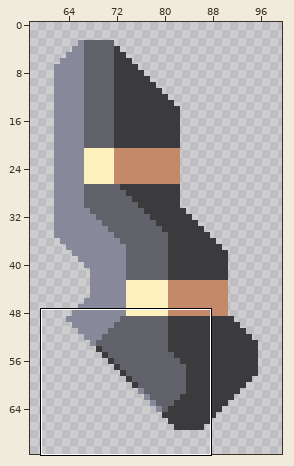
File history of a sprite sheet, sprites/blocks/turrets/dezolo/dezolo-nade-l.png. The first picture is a wide view before the edit; the outline marks the close-up.
Close-up. As it was:
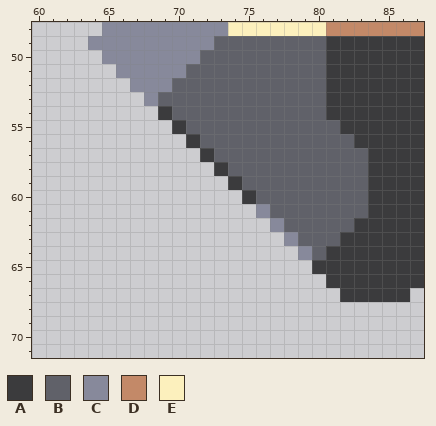
The file is 112x112 pixels. Shown: x 60..87, y 48..71. The wide view leaves out empty margins.
Palette (. is transparent): A #3b3b3d  B #606169  C #87899b  D #c38968  E #fcf0bd
Pixels before, first column x 64:
48 .CCCCCCCCCEEEEEEEDDDDDDD
49 CCCCCCCCCBBBBBBBBAAAAAAA
50 .CCCCCCCBBBBBBBBBAAAAAAA
51 ..CCCCCBBBBBBBBBBAAAAAAA
52 ...CCCBBBBBBBBBBBAAAAAAA
53 ....CBBBBBBBBBBBBAAAAAAA
54 .....ABBBBBBBBBBBAAAAAAA
55 ......ABBBBBBBBBBBAAAAAA
56 .......ABBBBBBBBBBBAAAAA
57 ........ABBBBBBBBBBBAAAA
58 .........ABBBBBBBBBBAAAA
59 ..........ABBBBBBBBBAAAA
60 ...........ABBBBBBBBAAAA
61 ............CBBBBBBBAAAA
62 .............CBBBBBAAAAA
63 ..............CBBBAAAAAA
64 ...............CBAAAAAAA
65 ................AAAAAAAA
66 .................AAAAAAA
67 ..................AAAAA.
Once edited:
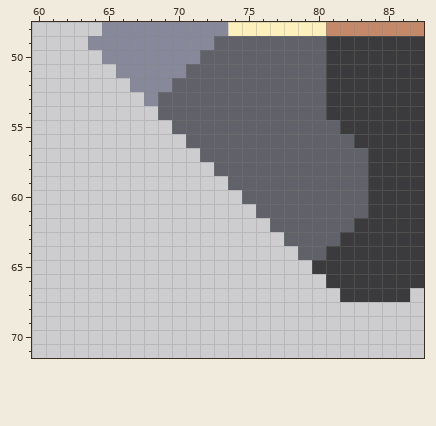
From old to new:
y 54: x 69 A -> B
y 55: x 70 A -> B
y 56: x 71 A -> B
y 57: x 72 A -> B
y 58: x 73 A -> B
y 59: x 74 A -> B
y 60: x 75 A -> B
y 61: x 76 C -> B
y 62: x 77 C -> B
y 63: x 78 C -> B
y 64: x 79 C -> B
